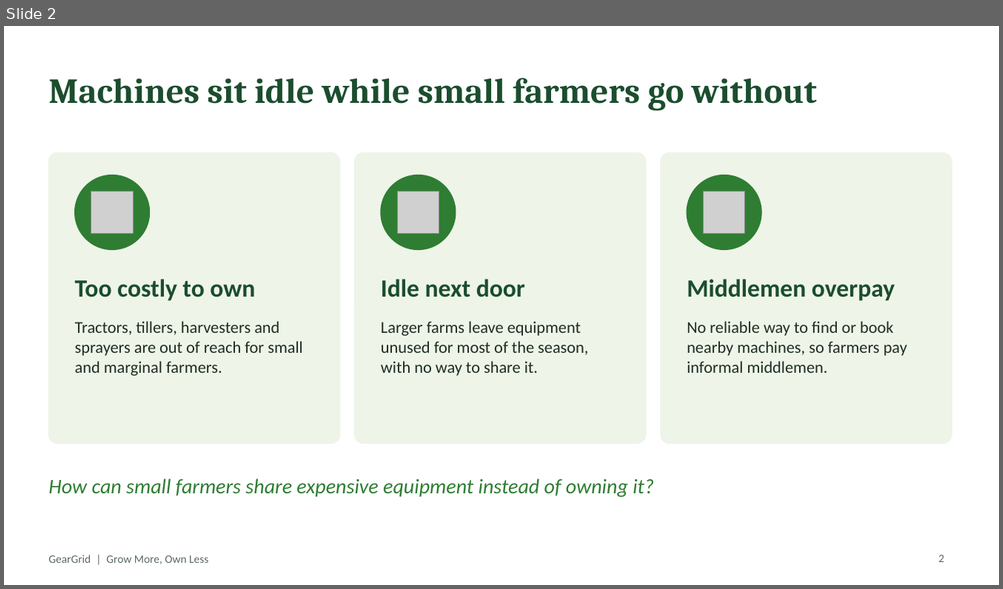
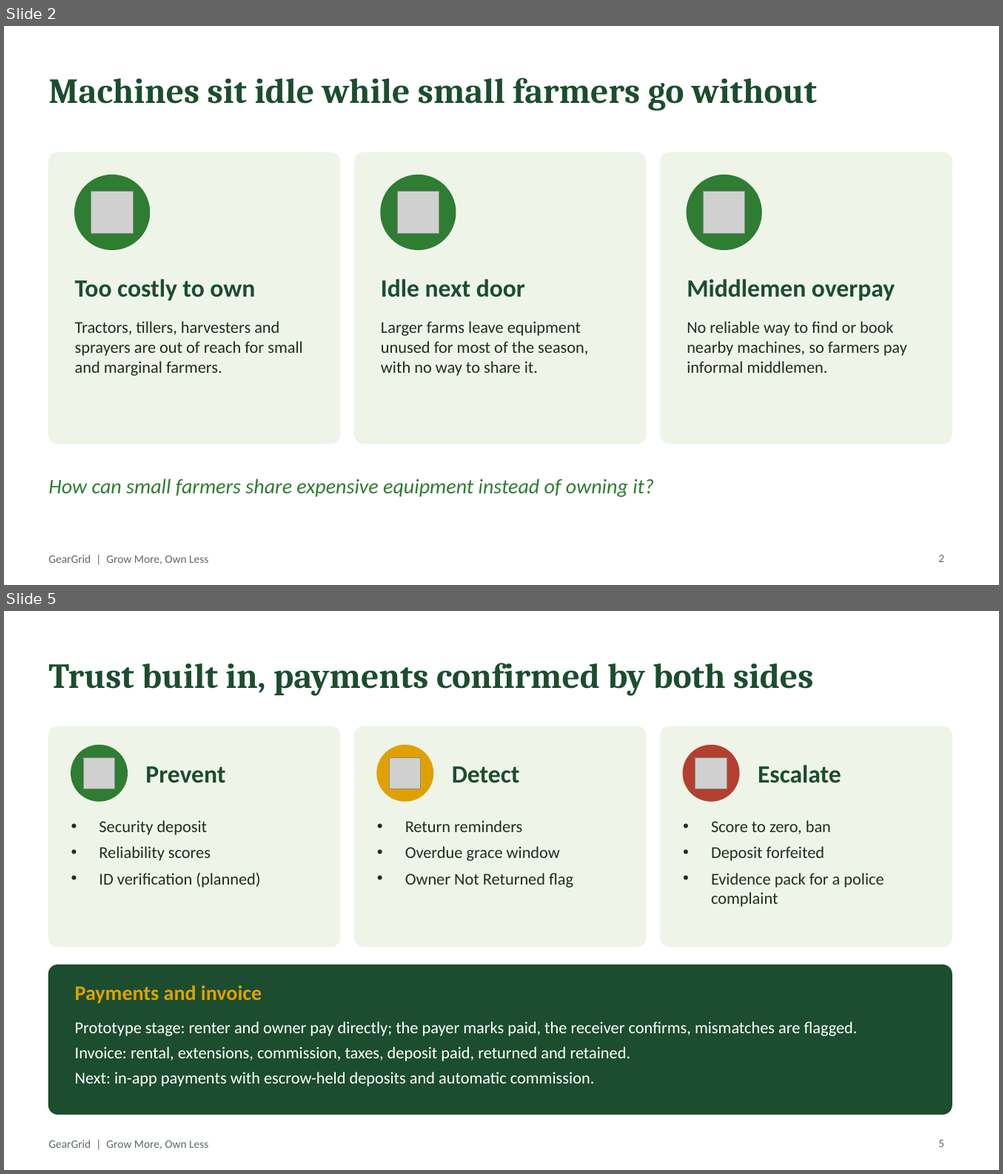
Before and after one commit to prateEKsaha07/GearGrid, a slide deck: gg-docs/ppt/GearGrid_Semifinal_Pitch.pptx. Shown one above the other, each under a label of ours: slide 2 before the commit, slides 2 and 5 after it; the slides between them are not shown. The pictures are 1003x589 and 1003x1174 pixels, drawn with LibreOffice and Linux fonts; fonts in the diff are those of the drawing; grey boxes stand for pictures. Boxes give left, top, right and bottom in pixels: in the first picture for what was removed or moved away, otherwise in the second. Text is boxed around its words. In the diff, an @@ line names an element or a change of style, - is before the commit and + after.

```diff
--- a/gg-docs/ppt/GearGrid_Semifinal_Pitch.pptx
+++ b/gg-docs/ppt/GearGrid_Semifinal_Pitch.pptx
@@ slide 5 added at (4,611,999,1170), background #FFFFFF; not listed: 1 template element that a slide beside it also shows @@
@@ title added at (48,663,813,696), 34 pt, text #1B4D2E, bold @@
+Trust built in, payments confirmed by both sides
@@ rounded rectangle added at (48,726,340,947), fill #EEF4E8, outline #EEF4E8 1 pt @@
@@ rounded rectangle added at (355,726,646,947), fill #EEF4E8, outline #EEF4E8 1 pt @@
@@ rounded rectangle added at (660,726,951,947), fill #EEF4E8, outline #EEF4E8 1 pt @@
@@ ellipse added at (71,745,127,801), fill #2E7D32, outline #2E7D32 1 pt @@
@@ picture added at (83,758,114,789) @@
@@ ellipse added at (377,745,433,801), fill #E0A100, outline #E0A100 1 pt @@
@@ picture added at (390,758,421,789) @@
@@ ellipse added at (683,745,739,801), fill #B3402F, outline #B3402F 1 pt @@
@@ picture added at (696,758,727,789) @@
@@ text added at (757,765,841,783), 24 pt, text #1B4D2E, bold @@
+Escalate
@@ text added at (145,766,225,783), 24 pt, text #1B4D2E, bold @@
+Prevent
@@ text added at (452,766,520,783), 24 pt, text #1B4D2E, bold @@
+Detect
@@ text added at (99,820,260,888), 16 pt, text #1F2D24 @@
+• Security deposit
+• Reliability scores
+• ID verification (planned)
@@ text added at (405,820,573,888), 16 pt, text #1F2D24 @@
+• Return reminders
+• Overdue grace window
+• Owner Not Returned flag
@@ text added at (711,820,883,907), 16 pt, text #1F2D24 @@
+• Score to zero, ban
+• Deposit forfeited
+• Evidence pack for a police complaint
@@ rounded rectangle added at (48,965,951,1115), fill #1B4D2E, outline #1B4D2E 1 pt @@
@@ text added at (75,985,262,1004), 20 pt, text #E0A100, bold @@
+Payments and invoice
@@ text added at (75,1022,857,1087), 16 pt, text #FFFFFF @@
+Prototype stage: renter and owner pay directly; the payer marks paid, the receiver confirms, mismatches are flagged.
+Invoice: rental, extensions, commission, taxes, deposit paid, returned and retained.
+Next: in-app payments with escrow-held deposits and automatic commission.
@@ page number added at (938,1140,944,1147), 11 pt, text #5B6B62 @@
+5
```
Also in this commit, not shown: 3 slides changed, 1 other slide added, 5 slides removed.
